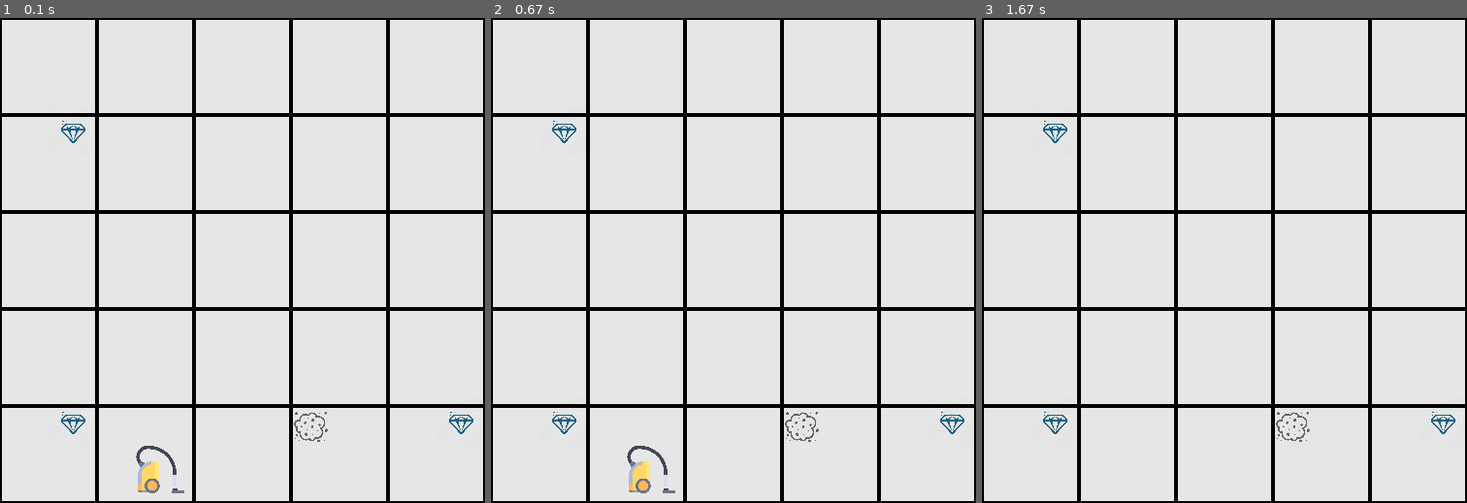
Above: before the commit, frames 1-3 (left to right).
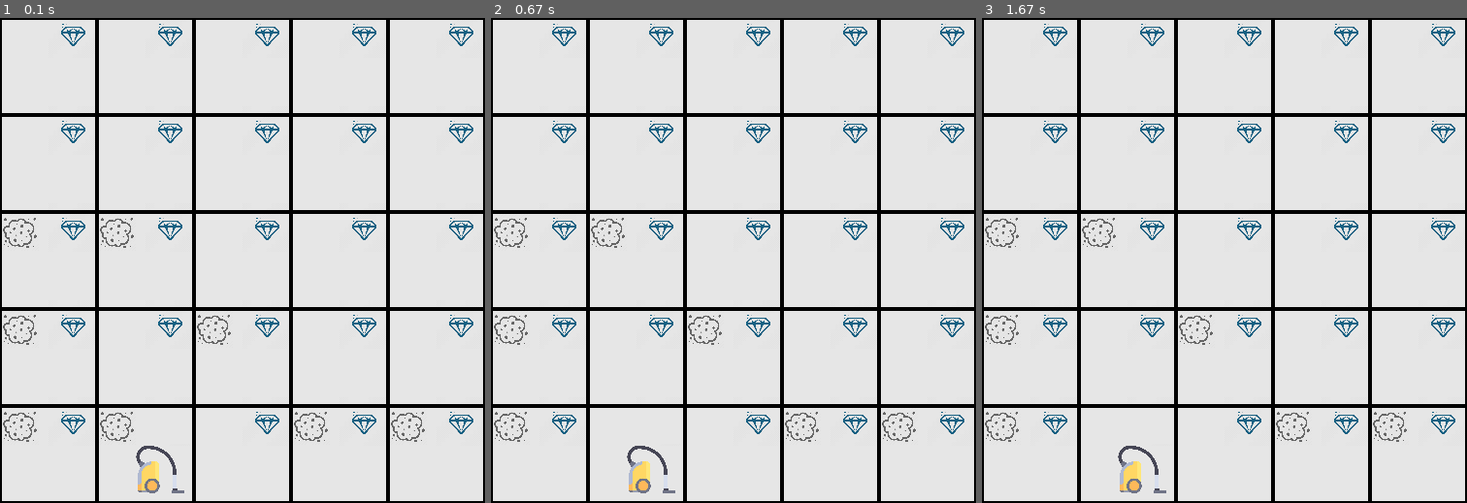
Above: after the commit, the same moments.

Repository: EloyMartinez/AI-TP1-UQAC
Game: pygame game, started from src/main.py
The game is run twice, just before and just after one commit, with the same random seed, the same clock (stepped at 60 frames per second) and the same inputs.
Inputs:
- Up to frame 1 (0.1 s): no input
- Up to frame 2 (0.67 s): no input
- Up to frame 3 (1.67 s): no input

The runs differ from the first frame. In frame 1, 2.3% of the frame differs, in the area x 0-98%, y 1-88%; in frame 2, 2.2%; in frame 3, 2.6%, in the area x 0-98%, y 1-98%.

Commit message:
bcp de chose de debug

Diff:
--- a/src/agent/aspi.py
+++ b/src/agent/aspi.py
@@ -100,34 +100,34 @@
         actionList = []
         node = self.aStar(self.get_bdi().get_belief())
 
-        print("Current Case x : " + str(node.get_currentCase().get_x()))
-        print("Current Case y : " + str(node.get_currentCase().get_y()))
+        # print("Current Case x : " + str(node.get_currentCase().get_x()))
+        # print("Current Case y : " + str(node.get_currentCase().get_y()))
         action = node.get_action()
-        print("Action debut: " + str(action))
+        # print("Action debut: " + str(action))
         while(action != 'origin'):
            # print("Action : " + str(action))
             actionList.append(action)
             node = node.get_parent()
             action = node.get_action()
-            print(action)
+           # print(action)
            # action = node.get_parent().get_action()
            # print(action)
         self.get_bdi().set_intent(actionList)
-        print( self.get_bdi().get_intent())
-        print("Voici les actions a réaliser : " + str(actionList))
+        # print( self.get_bdi().get_intent())
+        # print("Voici les actions a réaliser : " + str(actionList))
 
     #Fonction qui va affecter a l'aspi une liste d'action
     def setIntentBFS(self):
         action = 'forceStart'  ## This action will allow us to check further actions
         actionList = []
        # print("get belief " + str(self.get_bdi().get_belief()))
-        print()
-        print("*******************************************************************************************************************************")
-        print()
+        # print()
+        # print("*******************************************************************************************************************************")
+        # print()
        # print(self.get_bdi().get_belief())
         node = self.bfsSearch(self.get_bdi().get_belief())
-        print("Current Case x : " + str(node.get_currentCase().get_x()))
-        print("Current Case y : " + str(node.get_currentCase().get_y()))
+        # print("Current Case x : " + str(node.get_currentCase().get_x()))
+        # print("Current Case y : " + str(node.get_currentCase().get_y()))
 
         while(action != 'origin'):
             action = node.get_action()
@@ -140,34 +140,35 @@
     def aStar(self,grid):
         #On trouve la case que l'on veut
         goal = self.findBoxGoal()
-        print("\n\n\n******************************\nLE GOAL EST : " + str(goal) + "\n\n")
+        #print("\n\n\n******************************\nLE GOAL EST : " + str(goal) + "\n\n")
         #On instancie un noeud sans parent, avec la norme avec la goal case, comme action origin, profondeur de 0 et la case courante
         if(goal==None):
-            print("goal is current case")
+            #print("goal is current case")
             return Noeud(None,0,0,'origin',0,grid[self.get_x()][self.get_y()]);
         else:
             startNode = Noeud(None,0,self.norme(goal),'origin',0,grid[self.get_x()][self.get_y()])
-            print("Goal find : En x " + str(goal.get_x()) + " - EN y " + str(goal.get_y()))
+           # print("Goal find : En x " + str(goal.get_x()) + " - EN y " + str(goal.get_y()))
 
         nodelist = []
         nodelist.append(startNode)
-        print(startNode)
-        print(nodelist)
-        #
+        # print(startNode)
+        # print(nodelist)
+        # #
         #GRAB N'EST PAS PRIORITAIRE A REGLER
         #
         while(not self.isSuck(nodelist[0])):
 
-            print("Dans le while isGrabOrSuck")
-            print(nodelist[0])
+            # print("Dans le while isGrabOrSuck")
+            # print(nodelist[0])
             node = nodelist[0]
 
             if self.isGrab(nodelist[0]):
+                #print("IS GRAB")
                 if(node.get_parent() == None):
                     node = Noeud(node,1,0,'grab',node.get_depth()+1, node.get_currentCase())
                 else:
                     node = Noeud(node,node.get_parent().get_cost()+1,0,'grab',node.get_depth()+1, node.get_currentCase())
-            print(node.get_distance())
+           # print(node.get_distance())
             del nodelist[0]
             #print("Expand : " + str(node.expand(self.get_bdi().get_belief(),self,goal)))
             nodelist = nodelist+node.expand(self.get_bdi().get_belief(),self,goal)  ## we want to add list of extended nodes into list of nodes  //array concatination
@@ -176,7 +177,7 @@
 
 
         ## ERREUR ICI, NE TROUVE PAS TJRS LE BON CHEMIN
-        print("On va aller sur ici : " + str(nodelist[0].get_currentCase().get_coords()))
+       # print("On va aller sur ici : " + str(nodelist[0].get_currentCase().get_coords()))
         return nodelist[0]
 
     #Point a mettre en global
@@ -237,40 +238,61 @@
     def sort(self, list_noeud):
         list_noeud.sort(key=lambda x: int(x.get_cost())+int(x.get_distance()))
 
-    def bfsSearch(self,arr):
+    def bfsSearch(self,grid):
         queue = []
         visited = []
-        startNode = Noeud(None,0,0,'origin',0,arr[self.get_x()][self.get_y()])
-        return self.bfsRecursive(arr,queue,visited,startNode)
+        startNode = Noeud(None,0,0,'origin',0,grid[0][0])
+        result =  self.bfsRecursive(grid,queue,visited,startNode)
+        if result == None:
+            return startNode
+        else:
+            return result
 
     def bfsRecursive(self,arr,queue,visited,node):
-            queue =    queue + node.expandBFS(arr,visited) ### node.expandBFS(arr,visited) + queue pour faire depth search
-            print(node.get_currentCase().get_coords())
-            currentNode = queue[0]
-            del queue[0]
-            if currentNode.get_currentCase().get_dirt() == True or currentNode.get_currentCase().get_jewel() == True:
-                return currentNode
-            else:
-                visited.append(currentNode.get_currentCase().get_coords())
-                return self.bfsRecursive(arr,queue,visited,currentNode)
+        queue =    queue + node.expandBFS(arr,visited) ### node.expandBFS(arr,visited) + queue pour faire depth search
+        print(node.get_currentCase().get_coords())
+        currentNode = queue[0]
+        del queue[0]
+        if queue == []:
+            return None
+        if(currentNode.get_depth() > 20):
+            return None
+        if currentNode.get_currentCase().get_jewel() == True:
+            if(currentNode.get_parent() == None):
+                    currentNode = Noeud(currentNode,1,0,'grab',currentNode.get_depth()+1, currentNode.get_currentCase())
+            else:
+                    currentNode = Noeud(currentNode,currentNode.get_parent().get_cost()+1,0,'grab',currentNode.get_depth()+1, currentNode.get_currentCase())
+        if currentNode.get_currentCase().get_dirt() == True:
+            if(currentNode.get_parent() == None):
+                    currentNode = Noeud(currentNode,1,0,'suck',currentNode.get_depth()+1, currentNode.get_currentCase())
+            else:
+                    currentNode = Noeud(currentNode,currentNode.get_parent().get_cost()+1,0,'suck',currentNode.get_depth()+1, currentNode.get_currentCase())
+            return currentNode
+        else:
+            visited.append(currentNode.get_currentCase().get_coords())
+            return self.bfsRecursive(arr,queue,visited,currentNode)
 
     def update_pos(self, grid):
         action = self.get_bdi().get_intent()
         action.reverse()
+      #  print("\n\n\  ")
         for a in action:
+          #  print("\n" + a + "\n")
             if(a == "suck"):
-                print("Clean case : " + str(self.get_x()) + " - " + str(self.get_y()))
+              #  print("Clean case : " + str(self.get_x()) + " - " + str(self.get_y()))
                 self.get_effecteurs().clean_case(grid.get_arr()[self.get_x()][self.get_y()])
                 grid.update_dirt((self.get_x()*100), (self.get_y()*100))
+                grid.update_jewel(self.get_x()*100, (self.get_y()*100))
             elif(a == "grab"):
-                print("Grab case : " + str(self.get_x()) + " - " + str(self.get_y()))
+              #  print("Grab case : " + str(self.get_x()) + " - " + str(self.get_y()))
                 self.get_effecteurs().grab_jewel(grid.get_arr()[self.get_x()][self.get_y()])
                 grid.update_jewel(self.get_x()*100, (self.get_y()*100))
             else:
-                print("GRAB OR SUCK")
+              #  print("GRAB OR SUCK")
                 posx = self.get_x()
                 posy = self.get_y()
                 self.get_effecteurs().move(self,a)
                 grid.update_vaccum((posx*100)+40, (posy*100)+40, self.get_x(),self.get_y())
             grid.main()
+
             time.sleep(0.5)
--- a/src/agent/noeud.py
+++ b/src/agent/noeud.py
@@ -95,30 +95,30 @@
     def actionCase(self,action,grid):
         currentActionCase = (grid)[self.get_currentCase().get_x()][self.get_currentCase().get_y()]
         if(action == "grab"):
-            print("GRAB")
+           # print("GRAB")
             currentActionCase.set_jewel(False)
         elif(action == "suck"):
-            print("SUCK")
+           # print("SUCK")
             currentActionCase.set_jewel(False)
             currentActionCase.set_dirt(False)
         elif(action == "right"):
             if(currentActionCase.get_x() < 4):
                 currentActionCase = (grid)[self.get_currentCase().get_x()+1][self.get_currentCase().get_y()]
-                print("RIGHT -> X : " + str(currentActionCase.get_x()) + " Y : " +str(currentActionCase.get_y()))
+               # print("RIGHT -> X : " + str(currentActionCase.get_x()) + " Y : " +str(currentActionCase.get_y()))
         elif(action == "left"):
             if(currentActionCase.get_x() > 0):
                 currentActionCase= (grid)[self.get_currentCase().get_x()-1][self.get_currentCase().get_y()]
-                print("LEFT -> X : " +str(currentActionCase.get_x()) + " Y : " +str(currentActionCase.get_y()))
+               # print("LEFT -> X : " +str(currentActionCase.get_x()) + " Y : " +str(currentActionCase.get_y()))
 
         elif(action == "down"):
             if(currentActionCase.get_y() < 4):
                 currentActionCase= (grid)[self.get_currentCase().get_x()][self.get_currentCase().get_y()+1]
-                print("DOWN -> X : " +str(currentActionCase.get_x()) + " Y : " +str(currentActionCase.get_y()))
+               # print("DOWN -> X : " +str(currentActionCase.get_x()) + " Y : " +str(currentActionCase.get_y()))
 
         elif(action == "up"):
             if(currentActionCase.get_y() > 0):
                 currentActionCase= (grid)[self.get_currentCase().get_x()][self.get_currentCase().get_y()-1]
-                print("UP -> X : " + str(currentActionCase.get_x()) + " Y : " + str(currentActionCase.get_y()))
+               # print("UP -> X : " + str(currentActionCase.get_x()) + " Y : " + str(currentActionCase.get_y()))
 
         return currentActionCase
 
@@ -134,7 +134,7 @@
                     # startNode = Noeud(None,0,self.norme(goal),str('origin'),0,grid[self.get_x()][self.get_y()])
                     tmp = Noeud(self,0,0,a,1,currentCase)
                 else:
-                    print(self.get_depth())
+                    #print(self.get_depth())
                     tmp = Noeud(self,0,0,a,self.get_depth()+1,currentCase)
                 succesors.append(tmp)
         return succesors
@@ -149,14 +149,14 @@
             for a in actions:
                 currentCase=self.actionCase(a,grid)
                 if(self.get_parent() == None):
-                    print("Current case : " + str(currentCase.get_coords))
-                    print("Goal Cases : " + str(goalCase.get_coords))
-                    print("Action : " + str(a))
+                    # print("Current case : " + str(currentCase.get_coords))
+                    # print("Goal Cases : " + str(goalCase.get_coords))
+                    # print("Action : " + str(a))
                     tmp = Noeud(self,1,self.norme(currentCase,goalCase),a,1,currentCase)
                     succesors.append(tmp)
                 else:
                     if(a == 'suck'):
-                        print("CAS OU ACTION EST SUCK : ")
+                       # print("CAS OU ACTION EST SUCK : ")
                         succesors.append(Noeud(self,self.get_parent().get_cost() + 1,0,a,self.get_depth()+1,currentCase))
                     else:
                         succesors.append(Noeud(self,self.get_parent().get_cost() + 1,self.norme(currentCase,goalCase),a,self.get_depth()+1,currentCase))
--- a/src/envir/case.py
+++ b/src/envir/case.py
@@ -57,7 +57,7 @@
     # Methodes
     def generate_jewel(self):
         prob = random.random()
-        if(prob<0.1):
+        if(prob<1):
             if (not self.get_jewel()):
                 self.set_jewel(True)
                 self.get_grid().add_jewel(self.get_x(),self.get_y())
@@ -67,7 +67,7 @@
 
     def generate_dirt(self):
         prob = random.random()
-        if(prob<0.1):
+        if(prob<0.3):
             if (not self.get_dirt()):
                 self.set_dirt(True)
                 self.get_grid().add_dirt(self.get_x(),self.get_y())
--- a/src/envir/grid.py
+++ b/src/envir/grid.py
@@ -90,7 +90,7 @@
 
 
     def display_jewel(self,x,y):
-        print("add_Jewel : " + str(x) + "  " +str(y))
+        print("add_jewel : " + str(x) + "  " +str(y))
         jewel = pygame.image.load('envir/img/jewel.png')
         pic_jewel = pygame.transform.scale(jewel, (50, 50))
         self._screen.blit(pic_jewel, (x+50,y-9))
@@ -112,7 +112,7 @@
         pygame.draw.rect(self._screen,white_color, (x_vaccum+2, y_vaccum+2, 40,40))
 
     def update_jewel(self, x_vaccum, y_vaccum):
-        pygame.draw.rect(self._screen,white_color, (x_vaccum+49, y_vaccum+2, 40,35))
+        pygame.draw.rect(self._screen,white_color, (x_vaccum+49, y_vaccum+2, 49,37))
 
     #Boucle pour l'affichage de la grille
     def main(self):
--- a/src/main.py
+++ b/src/main.py
@@ -15,11 +15,13 @@
 
 mutex = thrd.Lock()
 
+'''
 def gestion_grille(grille):
+    grille.generate_environment()
     while True:
-        grille.generate_environment()
         grille.main()
         time.sleep(10)
+'''
 
 def gestion_aspi(aspi, grille):
     while True:
@@ -31,7 +33,6 @@
         aspi.setIntent()
         aspi.get_bdi().get_intent()
         aspi.update_pos(grille)
-
         time.sleep(1)
 
 
@@ -44,9 +45,9 @@
 
     grille = Grid()
     aspi = Aspi(random.randint(0,4), random.randint(0,4), 1000)
-    print("Les coordonnées de l'aspi : ")
-    print("en x : " + str(aspi.get_x()))
-    print("en y : " + str(aspi.get_y()))
+    # print("Les coordonnées de l'aspi : ")
+    # print("en x : " + str(aspi.get_x()))
+    # print("en y : " + str(aspi.get_y()))
 
 
     #aspi = Aspi(grille.randomPlace(), grille.randomPlace(), 1000)
@@ -69,6 +70,10 @@
     sensor = sensor(True)
 
 
+    grille.generate_environment()
+
+
+
     ### THREAD NE MARCHE PAS
 
 
@@ -78,12 +83,30 @@
     #t1.start()
     t2.start()
 
+    # print("BELIEF :")
+    # for x in range(0, 5):
+    #     for y in range(0, 5):
+    #        # print(aspi.get_bdi().get_belief()[x][y].get_coords())
+    #         print("DIRT :" + str(aspi.get_bdi().get_belief()[x][y].get_dirt()))
+    #         print("JEWEL :" + str(aspi.get_bdi().get_belief()[x][y].get_jewel()))
 
-    while True:
-        grille.generate_environment()
-        grille.main()
-        time.sleep(10)
+  #  while True:
+    grille.main()
+    print("BELIEF :")
+    for x in range(0, 5):
+        for y in range(0, 5):
+            print(str(x) + " : " +str(y) )
+            print("DIRT BELIEF:" + str(aspi.get_bdi().get_belief()[x][y].get_dirt()) + "   JEWEL BELIEF:" + str(aspi.get_bdi().get_belief()[x][y].get_jewel()))
+            print("DIRT REEL:" + str(grille.get_arr()[x][y].get_dirt()) + "   JEWEL REEL:" + str(grille.get_arr()[x][y].get_jewel()))
 
+
+    time.sleep(30)
+    print("BELIEF :")
+    for x in range(0, 5):
+        for y in range(0, 5):
+            print(str(x) + " : " +str(y) )
+            print("DIRT BELIEF:" + str(aspi.get_bdi().get_belief()[x][y].get_dirt()) + "   JEWEL BELIEF:" + str(aspi.get_bdi().get_belief()[x][y].get_jewel()))
+            print("DIRT REEL:" + str(grille.get_arr()[x][y].get_dirt()) + "   JEWEL REEL:" + str(grille.get_arr()[x][y].get_jewel()))
 
 
 
